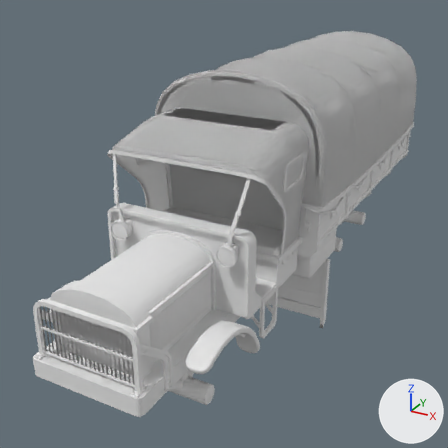
The Blender file Vehicles/Vehicles_Cars/Vehicle_Car_TruckMilitary/Vehicle_Car_TruckMilitary.blend as it was, and as the next commit left it.
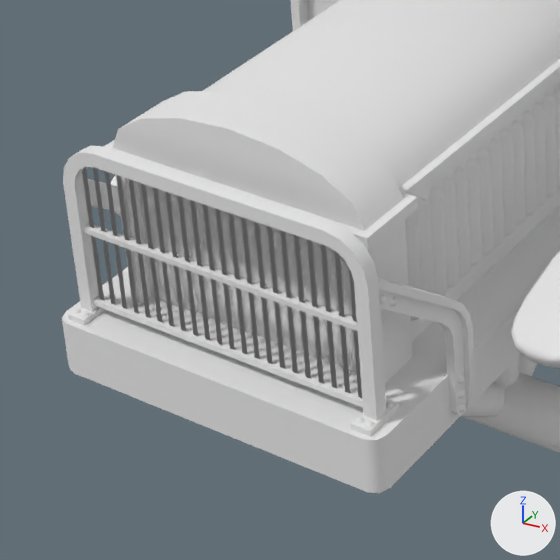
Old and new are each drawn whole from a 50 mm camera at (3.41, -7.19, 4.77) aimed at (-0.36, -0.33, 1.34) and again close up on the part from 3% to 45% of the width and 56% to 98% of the height. Lighting does not change. The marker at lower right points along +X, +Y and +Z. The last two pictures show the newer version.

Script lines for the objects in view, before the commit:
```python
me_vehicle_car_truckmilitary_base = bpy.data.meshes.new('Vehicle_Car_TruckMilitary_Base')
me_vehicle_car_truckmilitary_base.from_pydata(...)  # 5398 vertices, 4647 faces; spans x -1.17..1.17, y -3.7..3.71, z 0.38..2.4
me_vehicle_car_truckmilitary_base.materials.append(mat_material_vehicle_car_truckmilitary)  # white #e7e7e7
ob_vehicle_car_truckmilitary_base = bpy.data.objects.new('Vehicle_Car_TruckMilitary_Base', me_vehicle_car_truckmilitary_base)
ob_vehicle_car_truckmilitary_base.location = (0.0, 0.0, 0.0)
```
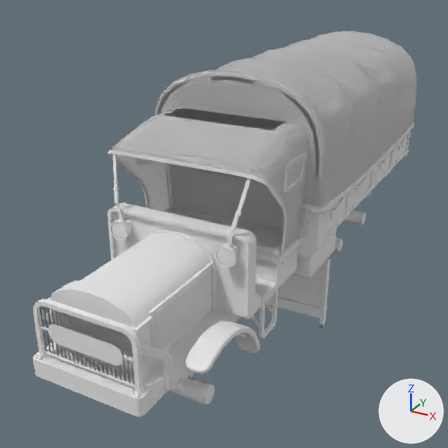
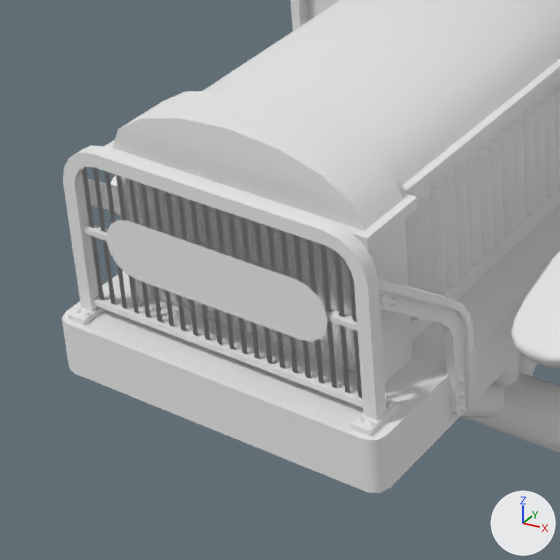
Commit message: Finished making Car logos

What differs and where, as boxes [x1, y1, x2, y2] in the close-ups (560 x 560 px):
```json
{"part": 1, "of": "me_vehicle_car_truckmilitary_base", "change": "added", "after": [107, 220, 328, 342]}
```

Scene script edits in JSON lines:
```json
{"block": "me_vehicle_car_truckmilitary_base", "where": "# used by ob_vehicle_car_truckmilitary_base; location = (0.0, 0.0, 0.0)"}
{"op": "remove", "block": "me_vehicle_car_truckmilitary_base", "code": "me_vehicle_car_truckmilitary_base.from_pydata(...)  # 5398 vertices, 4647 faces; spans x -1.17..1.17, y -3.7..3.71, z 0.38..2.4"}
{"op": "add", "block": "me_vehicle_car_truckmilitary_base", "code": "me_vehicle_car_truckmilitary_base.from_pydata(...)  # 5416 vertices, 4648 faces; spans x -1.17..1.17, y -3.7..3.71, z 0.38..2.4"}
{"block": "me_vehicle_car_truckmilitary_base", "change": "me_vehicle_car_truckmilitary_base part 1: a new loose piece of 18 vertices spanning x -0.44..0.44, y -3.63, z 1.37..1.59, in mat_material_vehicle_car_truckmilitary (white #e7e7e7)"}
```
